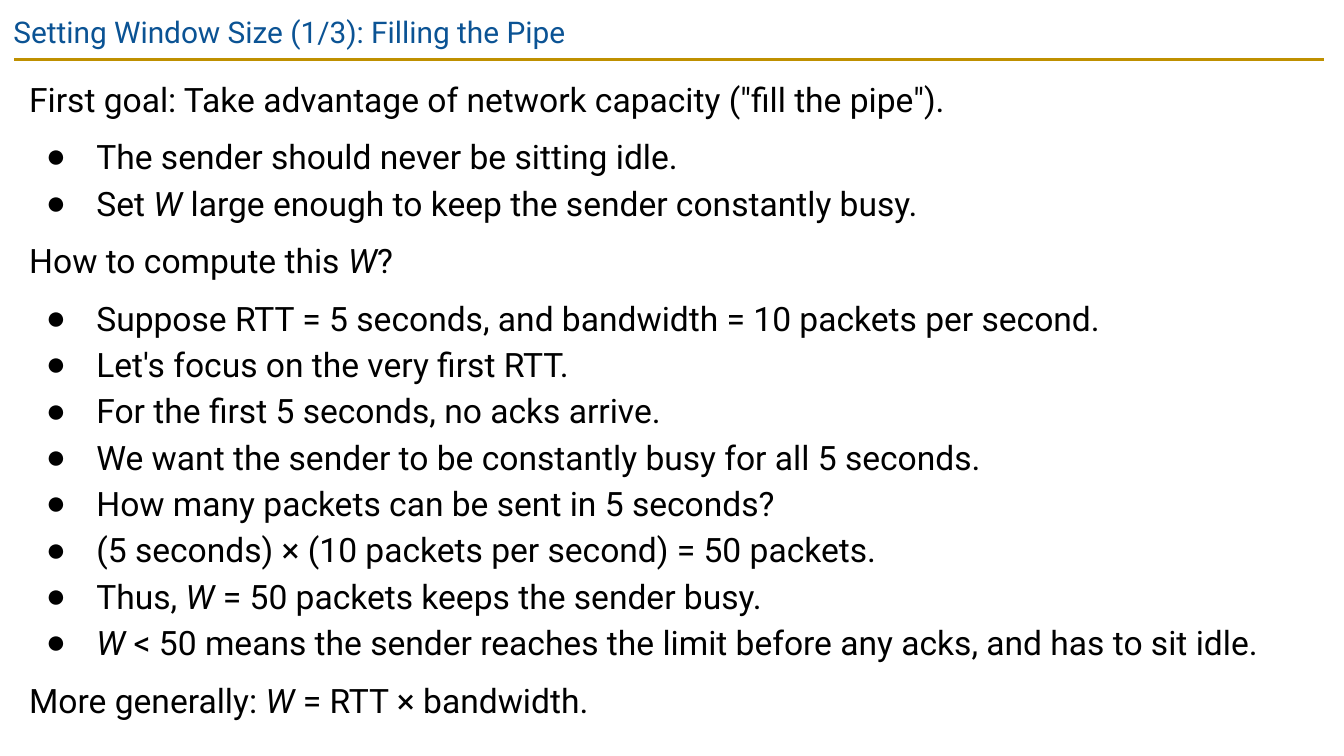
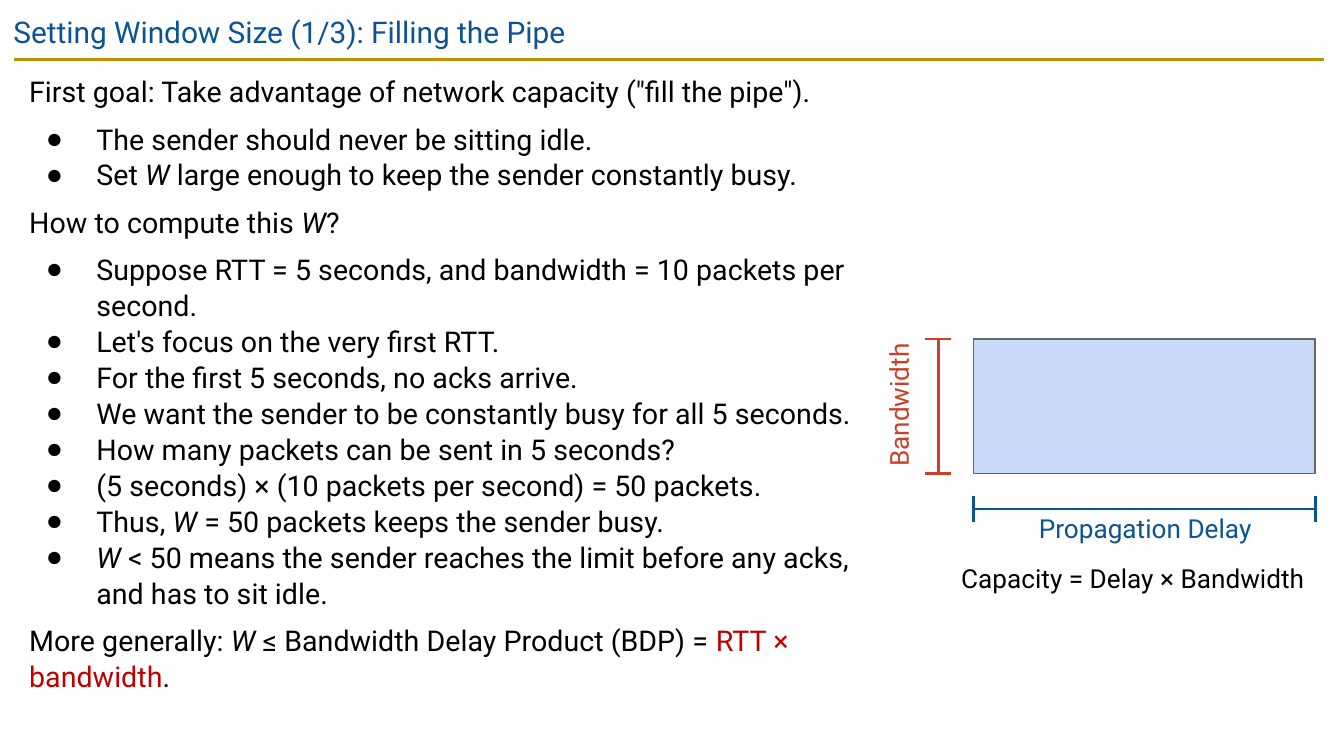
Before and after one commit to guhofstra/CSC175Sp26, a slide deck: slide 37 of PPTs/Lecture 10 - Reliability.pptx. Drawn at 1344x756 pixels with LibreOffice and Linux fonts; fonts in the diff are those of the drawing. Boxes give left, top, right and bottom in pixels: in the first picture for what was removed or moved away, otherwise in the second. Text is boxed around its words. In the diff, an @@ line names an element or a change of style, - is before the commit and + after.

```diff
--- a/PPTs/Lecture 10 - Reliability.pptx
+++ b/PPTs/Lecture 10 - Reliability.pptx
@@ text at [29, 79, 851, 605]: size 18 to 15.3 pt in "First goal: Take advantage of network capacity ...", "The sender should never be sitting idle.", "Set W large enough to keep the ...", "How to compute this W?" and 8 more places; line spacing 1.15 to 1.05 @@
@@ text added at [882, 355, 916, 463], 14 pt, text #CC4125 @@
+Bandwidth
@@ line added from (925, 339) to (952, 339), #CC4125 1.5 pt @@
@@ line added from (938, 473) to (938, 339), #CC4125 1.5 pt @@
@@ rectangle added at [973, 339, 1314, 473], fill #C9DAF8, outline #666666 0.75 pt @@
@@ line added from (925, 473) to (952, 473), #CC4125 1.5 pt @@
@@ line added from (973, 496) to (973, 523), #0B5394 1.5 pt @@
@@ line added from (973, 509) to (1316, 509), #0B5394 1.5 pt @@
@@ line added from (1316, 496) to (1316, 523), #0B5394 1.5 pt @@
@@ text added at [1039, 518, 1252, 544], 14 pt, text #0B5394 @@
+Propagation Delay
@@ text added at [961, 568, 1305, 594], 14 pt, text #000000 @@
+Capacity = Delay × Bandwidth
@@ text at [29, 628, 767, 688]: text changed; size 18 to 15.3 pt @@
-More generally: W = RTT × bandwidth.
+More generally: W ≤ Bandwidth Delay Product (BDP) = RTT × bandwidth.
```
Also in this commit, not shown: 9 other slides changed, 1 slide added, 2 slides removed, 30 other files.
